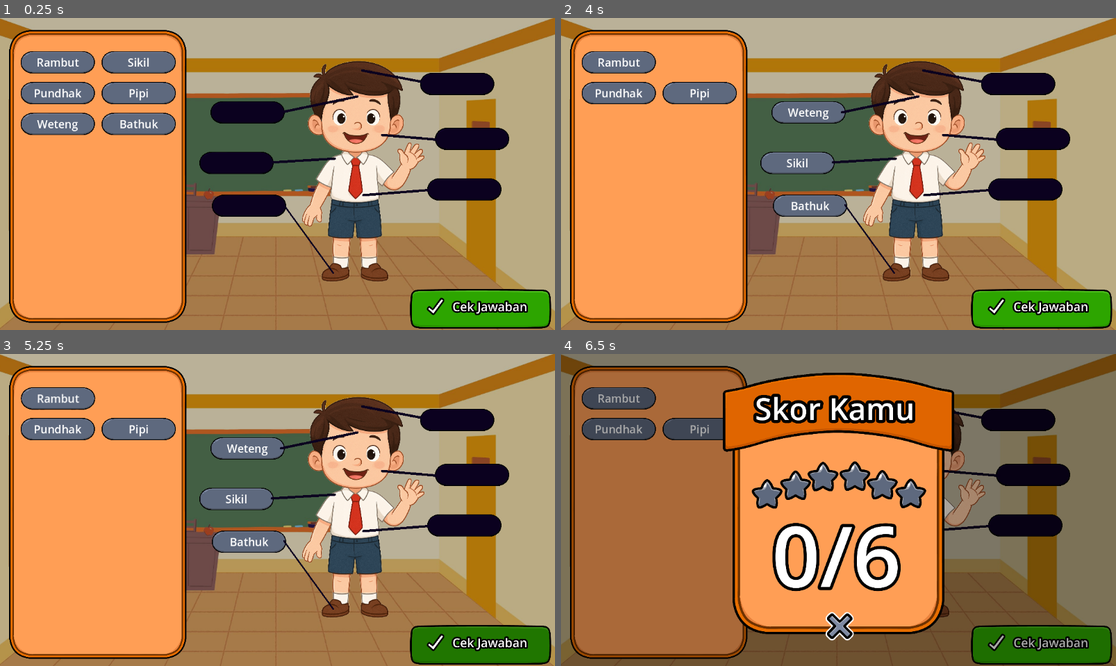
Above: before the commit, frames 1-4 (two rows, left to right).
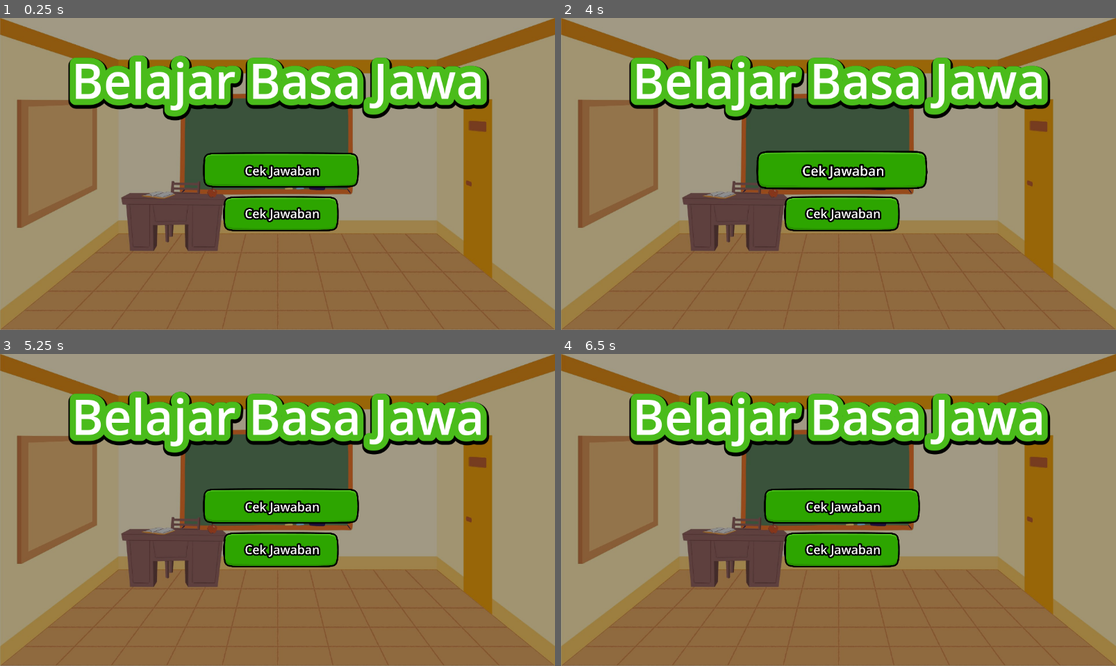
Above: after the commit, the same moments.

Repository: bayufanani/belajar-basa-jawa
Game: Godot game, scene res://main-menu.tscn
Two runs of this game, one before a commit and one after it. Both use one fixed random seed, a clock stepped at 60 frames per second and the inputs below. Before the commit the project starts from res://main.tscn.
Inputs (mouse positions are in pixels of both pictures, inside the frame that each line leads up to):
- Up to frame 1 (0.25 s): no input
- Up to frame 2 (4 s): tap Enter at 0.5, 2.75 s; drag from (699, 124) to (810, 205) at 0.52 s; drag from (616, 124) to (810, 111) at 1.27 s; tap Space at 2 s; move the mouse to (699, 92) at 2.02 s; click (699, 92) at 2.17 s; drag from (616, 92) to (810, 205) at 2.77 s; drag from (699, 61) to (799, 161) at 3.52 s
- Up to frame 3 (5.25 s): drag from (55, 397) to (238, 497) at 4.27 s; move the mouse to (482, 644) at 5.02 s; click (482, 644) at 5.17 s
- Up to frame 4 (6.5 s): drag from (755, 432) to (1032, 475) at 5.77 s

The runs differ from the first frame. In frame 1, 80% of the frame differs, in the area x 0-100%, y 0-100%; in frame 2, 81%; in frame 3, 80%; in frame 4, 94%.

Commit message:
add main menu

Diff:
--- /dev/null
+++ b/main-menu.tscn
@@ -0,0 +1,158 @@
+[gd_scene load_steps=6 format=3 uid="uid://bgtdbsfndawjb"]
+
+[ext_resource type="Texture2D" uid="uid://c4h8i7s7q8u7m" path="res://classroom.jpg" id="1_61oys"]
+[ext_resource type="Script" path="res://main_menu.gd" id="1_bnr4b"]
+[ext_resource type="Texture2D" uid="uid://nhil0prn35y4" path="res://bg_ok.png" id="2_b4wod"]
+
+[sub_resource type="LabelSettings" id="LabelSettings_ydyj2"]
+font_size = 101
+outline_size = 51
+outline_color = Color(0.290196, 0.737255, 0.105882, 1)
+shadow_size = 66
+shadow_color = Color(0, 0, 0, 1)
+shadow_offset = Vector2(1.105, 4.145)
+
+[sub_resource type="LabelSettings" id="LabelSettings_x0vnu"]
+font_size = 101
+outline_size = 51
+outline_color = Color(0, 0, 0, 1)
+
+[node name="Main menu" type="Control"]
+layout_mode = 3
+anchors_preset = 15
+anchor_right = 1.0
+anchor_bottom = 1.0
+grow_horizontal = 2
+grow_vertical = 2
+pivot_offset = Vector2(576, 324)
+
+[node name="TextureRect" type="TextureRect" parent="."]
+modulate = Color(0.629675, 0.629675, 0.629675, 1)
+layout_mode = 1
+anchors_preset = 8
+anchor_left = 0.5
+anchor_top = 0.5
+anchor_right = 0.5
+anchor_bottom = 0.5
+offset_left = -960.0
+offset_top = -540.0
+offset_right = 960.0
+offset_bottom = 540.0
+grow_horizontal = 2
+grow_vertical = 2
+scale = Vector2(0.6, 0.6)
+pivot_offset = Vector2(960, 540)
+texture = ExtResource("1_61oys")
+
+[node name="Label" type="Label" parent="."]
+layout_mode = 1
+anchors_preset = 8
+anchor_left = 0.5
+anchor_top = 0.5
+anchor_right = 0.5
+anchor_bottom = 0.5
+offset_left = -428.5
+offset_top = -264.0
+offset_right = 428.5
+offset_bottom = -126.0
+grow_horizontal = 2
+grow_vertical = 2
+text = "Belajar Basa Jawa"
+label_settings = SubResource("LabelSettings_ydyj2")
+
+[node name="Control2" type="Control" parent="."]
+layout_mode = 1
+anchors_preset = 8
+anchor_left = 0.5
+anchor_top = 0.5
+anchor_right = 0.5
+anchor_bottom = 0.5
+offset_top = 80.0
+offset_bottom = 80.0
+grow_horizontal = 2
+grow_vertical = 2
+script = ExtResource("1_bnr4b")
+
+[node name="NinePatchRect2" type="NinePatchRect" parent="Control2"]
+layout_mode = 1
+anchors_preset = 8
+anchor_left = 0.5
+anchor_top = 0.5
+anchor_right = 0.5
+anchor_bottom = 0.5
+offset_left = -599.0
+offset_top = -144.0
+offset_right = 361.0
+offset_bottom = 150.0
+grow_horizontal = 2
+grow_vertical = 2
+scale = Vector2(0.25, 0.25)
+pivot_offset = Vector2(648, 147)
+mouse_filter = 0
+texture = ExtResource("2_b4wod")
+region_rect = Rect2(0, 0, 267, 267)
+patch_margin_left = 82
+patch_margin_top = 64
+patch_margin_right = 78
+patch_margin_bottom = 83
+
+[node name="Label" type="Label" parent="Control2/NinePatchRect2"]
+layout_mode = 0
+offset_left = 180.0
+offset_top = 75.0
+offset_right = 802.0
+offset_bottom = 213.0
+text = "Cek Jawaban"
+label_settings = SubResource("LabelSettings_x0vnu")
+
+[node name="Control" type="Control" parent="."]
+layout_mode = 1
+anchors_preset = 8
+anchor_left = 0.5
+anchor_top = 0.5
+anchor_right = 0.5
+anchor_bottom = 0.5
+offset_left = 8.0
+offset_top = -8.0
+offset_right = 8.0
+offset_bottom = -8.0
+grow_horizontal = 2
+grow_vertical = 2
+script = ExtResource("1_bnr4b")
+
+[node name="NinePatchRect" type="NinePatchRect" parent="Control"]
+layout_mode = 1
+anchors_preset = 8
+anchor_left = 0.5
+anchor_top = 0.5
+anchor_right = 0.5
+anchor_bottom = 0.5
+offset_left = -649.0
+offset_top = -147.0
+offset_right = 647.0
+offset_bottom = 147.0
+grow_horizontal = 2
+grow_vertical = 2
+scale = Vector2(0.25, 0.25)
+pivot_offset = Vector2(648, 147)
+mouse_filter = 0
+texture = ExtResource("2_b4wod")
+region_rect = Rect2(0, 0, 267, 267)
+patch_margin_left = 82
+patch_margin_top = 64
+patch_margin_right = 78
+patch_margin_bottom = 83
+
+[node name="Label" type="Label" parent="Control/NinePatchRect"]
+layout_mode = 0
+offset_left = 348.0
+offset_top = 83.0
+offset_right = 970.0
+offset_bottom = 221.0
+text = "Cek Jawaban"
+label_settings = SubResource("LabelSettings_x0vnu")
+
+[connection signal="mouse_entered" from="Control2/NinePatchRect2" to="Control2" method="_on_nine_patch_rect_2_mouse_entered"]
+[connection signal="mouse_exited" from="Control2/NinePatchRect2" to="Control2" method="_on_nine_patch_rect_2_mouse_exited"]
+[connection signal="mouse_entered" from="Control/NinePatchRect" to="Control" method="_on_nine_patch_rect_mouse_entered"]
+[connection signal="mouse_exited" from="Control/NinePatchRect" to="Control" method="_on_nine_patch_rect_mouse_exited"]
--- /dev/null
+++ b/main_menu.gd
@@ -0,0 +1,26 @@
+extends Control
+
+func tween(property, to, duration:float =.5):
+	var tween = create_tween()
+	tween.tween_property(self, property, to, duration).set_ease(Tween.EASE_OUT).set_trans(Tween.TRANS_SINE)
+
+func hover() -> void:
+	tween("scale", Vector2(1.1,1.1), .1)
+
+func unhover() -> void:
+	tween("scale", Vector2(1,1), .1)
+
+func _on_nine_patch_rect_2_mouse_entered() -> void:
+	hover()
+
+
+func _on_nine_patch_rect_mouse_entered() -> void:
+	hover()
+
+
+func _on_nine_patch_rect_2_mouse_exited() -> void:
+	unhover()
+
+
+func _on_nine_patch_rect_mouse_exited() -> void:
+	unhover()
--- a/project.godot
+++ b/project.godot
@@ -11,7 +11,7 @@
 [application]
 
 config/name="Belajar Bahasa Jawa"
-run/main_scene="res://main.tscn"
+run/main_scene="res://main-menu.tscn"
 config/features=PackedStringArray("4.3", "GL Compatibility")
 config/icon="res://icon.svg"
 
